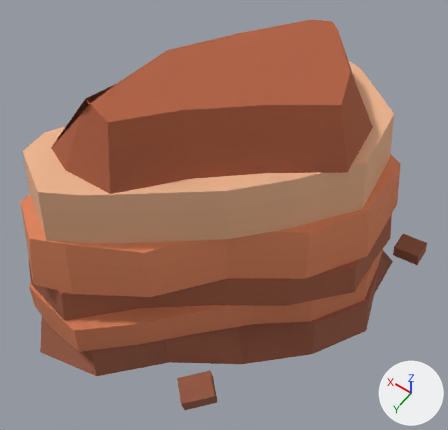
The glTF model public/assets/toycar/set-wash-butte.glb: old version first, new version second.
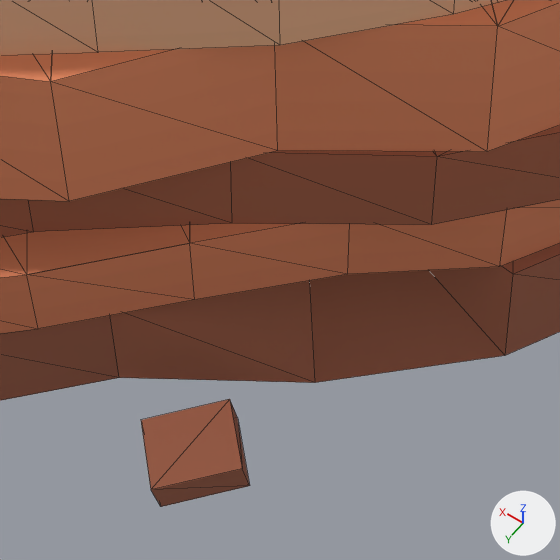
Each version appears first whole from a 50 mm lens placed at (-8.81, 13.52, 21.42), pointed at (-1.04, 2.64, 4.32), and next in a close-up on the part from 28% to 74% of the width and 52% to 100% of the height. The lights are fixed; the arrows at lower right show +X, +Y and +Z. The first two pictures are the older version. The close-ups show mesh edges as thin lines. Where no turn or scale is listed for an object, it has been applied to the vertices. Vertices at exactly the same position are counted once.

The scene before the commit, as lines of its bpy script (objects in view):
```python
me_drape_scree = bpy.data.meshes.new('drape_scree')
me_drape_scree.from_pydata(...)  # 16 vertices, 24 faces; spans x -0.56..4.29, y -0.42..10.79, z -0.38..0.44
me_drape_scree.materials.append(mat_colormap)  # picture img_colormap_png
me_rock0 = bpy.data.meshes.new('rock0')
me_rock0.from_pydata(...)  # 75 vertices, 72 faces; spans x -6.69..2.57, y -2.25..8.49, z -0.6..10.0
me_rock0.materials.append(mat_colormap)  # picture img_colormap_png
me_rock2 = bpy.data.meshes.new('rock2')
me_rock2.from_pydata(...)  # 94 vertices, 109 faces; spans x -2.3..5.08, y -0.95..9.03, z -0.6..10.0
me_rock2.materials.append(mat_colormap)  # picture img_colormap_png
ob_drape_scree = bpy.data.objects.new('drape_scree', me_drape_scree)
ob_drape_scree.location = (-6.5, -3.0, 0.21)
ob_rock0 = bpy.data.objects.new('rock0', me_rock0)
ob_rock0.location = (0.0, 0.0, 0.0)
ob_rock2 = bpy.data.objects.new('rock2', me_rock2)
ob_rock2.location = (0.0, 0.0, 0.0)
```
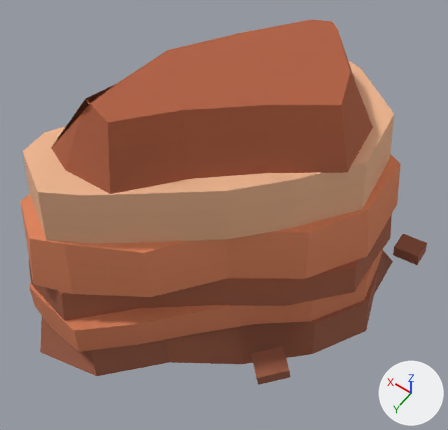
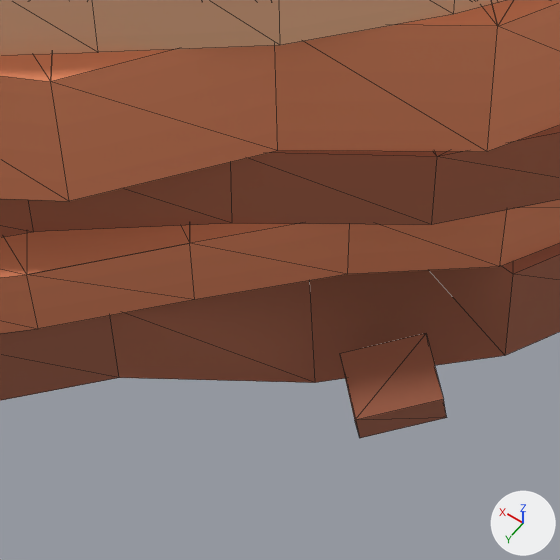
What differs and where, as boxes [x1, y1, x2, y2] in the close-ups (560 x 560 px):
'drape_scree', reshaped: before [141, 399, 250, 507]; after [340, 333, 447, 438]

Diff of the bpy script that builds the scene:
```diff
--- a/public/assets/toycar/set-wash-butte.glb.py
+++ b/public/assets/toycar/set-wash-butte.glb.py
@@ me_drape_scree @@
 # used by ob_drape_scree; location = (-6.5, -3.0, 0.21)
-me_drape_scree.from_pydata(...)  # 16 vertices, 24 faces; spans x -0.56..4.29, y -0.42..10.79, z -0.38..0.44
+me_drape_scree.from_pydata(...)  # 16 vertices, 24 faces; spans x -0.56..2.69, y -0.42..8.49, z -0.38..0.44
+# me_drape_scree part 1: the loose piece of 8 vertices spanning x 2.71..4.29, y 9.21..10.79, z -0.38..0.44 is moved by (-1.6, -2.3, 0.0)
 me_drape_scree.materials.append(mat_colormap)
```
